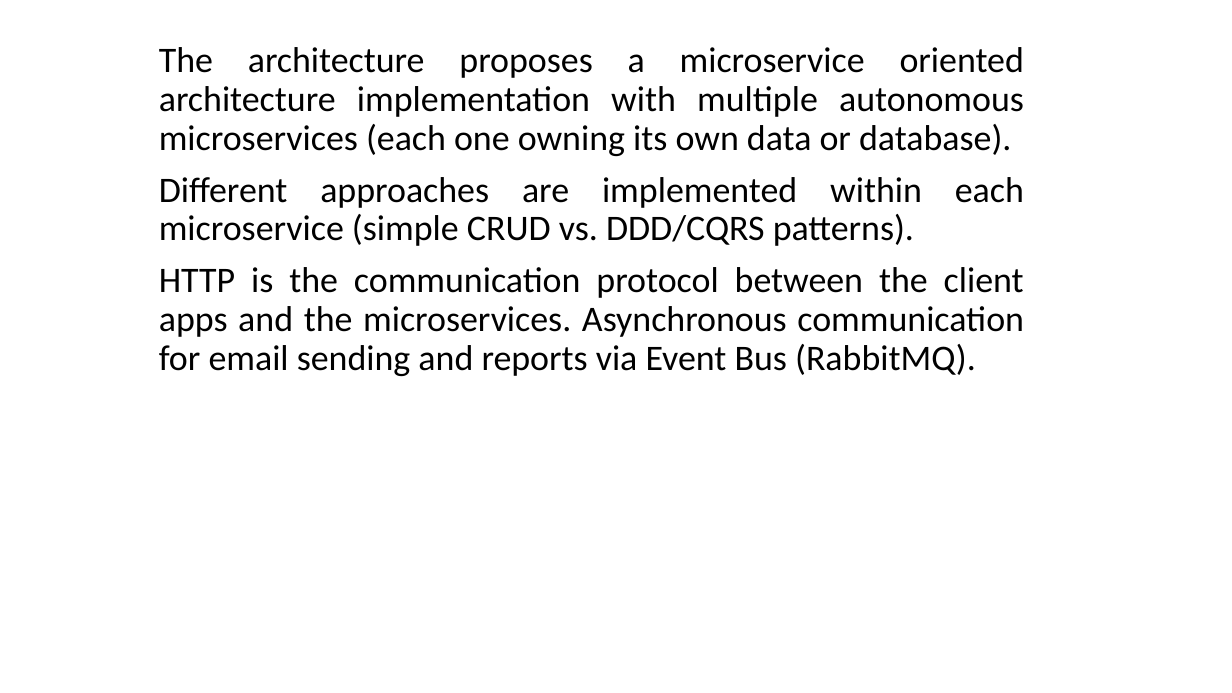
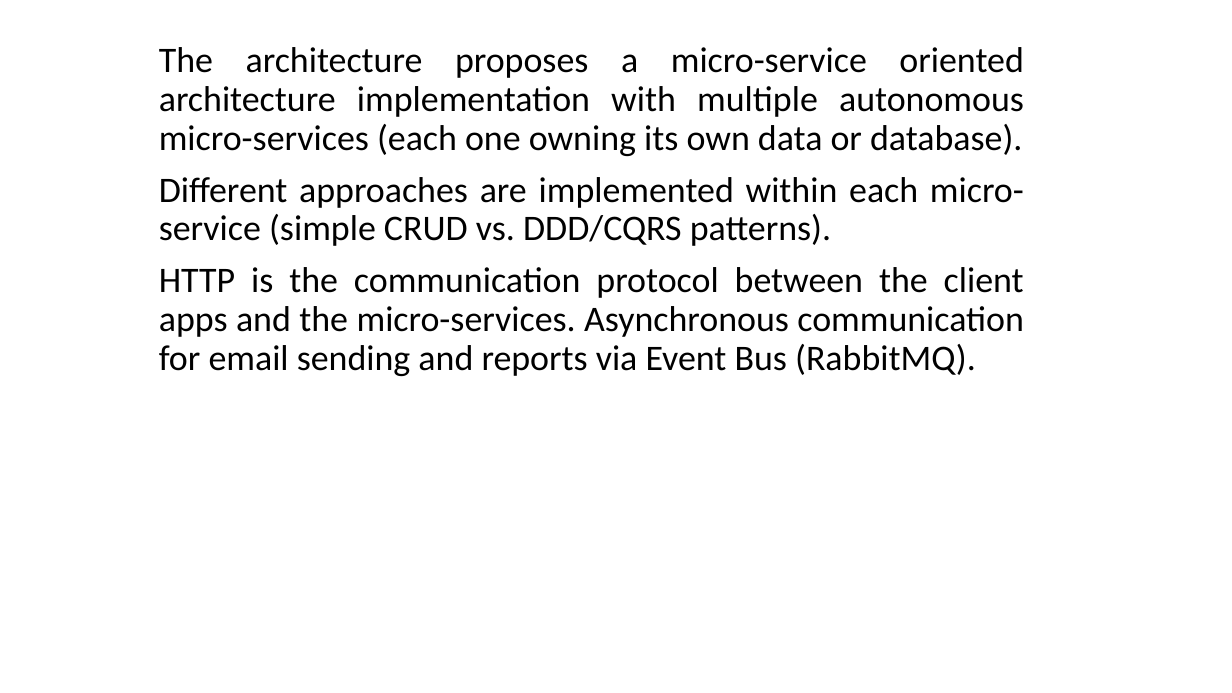
Before and after one commit to rossburnette/AspReactDddCqrsEventSourcingHateoas, a slide deck: slide 3 of resources/architecture.pptx. Drawn at 1232x693 pixels with LibreOffice and Linux fonts; fonts in the diff are those of the drawing; background and template pictures are left out. Boxes give left, top, right and bottom in pixels: in the first picture for what was removed or moved away, otherwise in the second. Text is boxed around its words. In the diff, an @@ line names an element or a change of style, - is before the commit and + after.

Commit message:
v2.5.3

```diff
--- a/resources/architecture.pptx
+++ b/resources/architecture.pptx
@@ text at (159,47,1024,376): text changed @@
-The architecture proposes a microservice oriented architecture implementation with multiple autonomous microservices (each one owning its own data or database).
-Different approaches are implemented within each microservice (simple CRUD vs. DDD/CQRS patterns).
-HTTP is the communication protocol between the client apps and the microservices. Asynchronous communication for email sending and reports via Event Bus (RabbitMQ).
+The architecture proposes a micro-service oriented architecture implementation with multiple autonomous micro-services (each one owning its own data or database).
+Different approaches are implemented within each micro-service (simple CRUD vs. DDD/CQRS patterns).
+HTTP is the communication protocol between the client apps and the micro-services. Asynchronous communication for email sending and reports via Event Bus (RabbitMQ).
```
Also in this commit, not shown: 1 other slide changed, 1 slide added.
